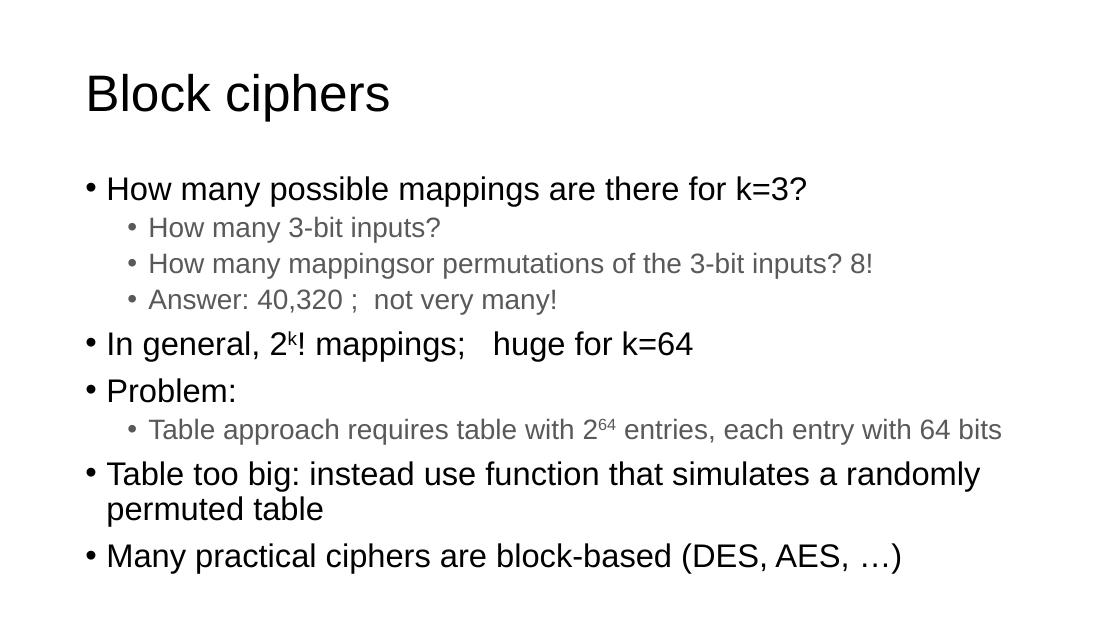
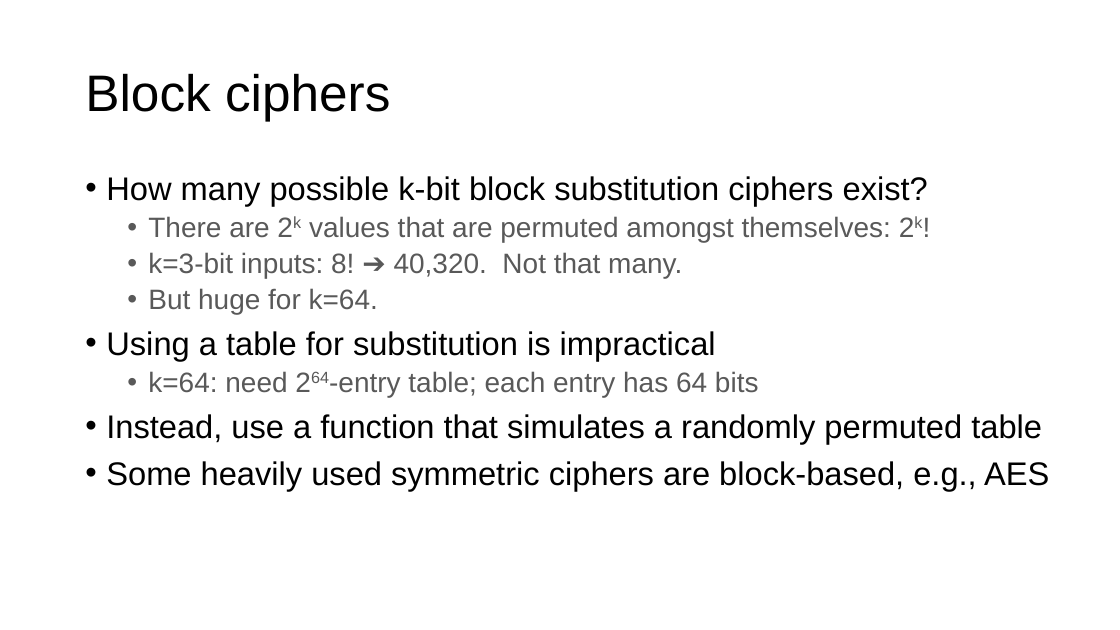
Before and after one commit to ngsrinivas/coursegen, a slide deck: slide 28 of ex/352-S21/staging/352-S21/lectures/security-symmetric-key-crypto.pptx (slide 20 before the commit). Drawn at 1120x630 pixels with LibreOffice and Linux fonts; fonts in the diff are those of the drawing. Boxes give left, top, right and bottom in pixels: in the first picture for what was removed or moved away, otherwise in the second. Text is boxed around its words. In the diff, an @@ line names an element or a change of style, - is before the commit and + after.

Commit message:
Final version of symmetric key crypto lecture

```diff
--- a/ex/352-S21/staging/352-S21/lectures/security-symmetric-key-crypto.pptx
+++ b/ex/352-S21/staging/352-S21/lectures/security-symmetric-key-crypto.pptx
@@ text at (106, 176, 1049, 491): text changed @@
-• How many possible mappings are there for k=3?
-  • How many 3-bit inputs?
-  • How many mappingsor permutations of the 3-bit inputs? 8!
-  • Answer: 40,320 ; not very many!
-• In general, 2k! mappings; huge for k=64
-• Problem:
-  • Table approach requires table with 264 entries, each entry with 64 bits
-• Table too big: instead use function that simulates a randomly permuted table
-• Many practical ciphers are block-based (DES, AES, …)
+• How many possible k-bit block substitution ciphers exist?
+  • There are 2k values that are permuted amongst themselves: 2k!
+  • k=3-bit inputs: 8! ➔ 40,320. Not that many.
+  • But huge for k=64.
+• Using a table for substitution is impractical
+  • k=64: need 264-entry table; each entry has 64 bits
+• Instead, use a function that simulates a randomly permuted table
+• Some heavily used symmetric ciphers are block-based, e.g., AES
```
Also in this commit, not shown: 19 other slides changed, 22 slides added, 8 slides removed, 1 other file.
